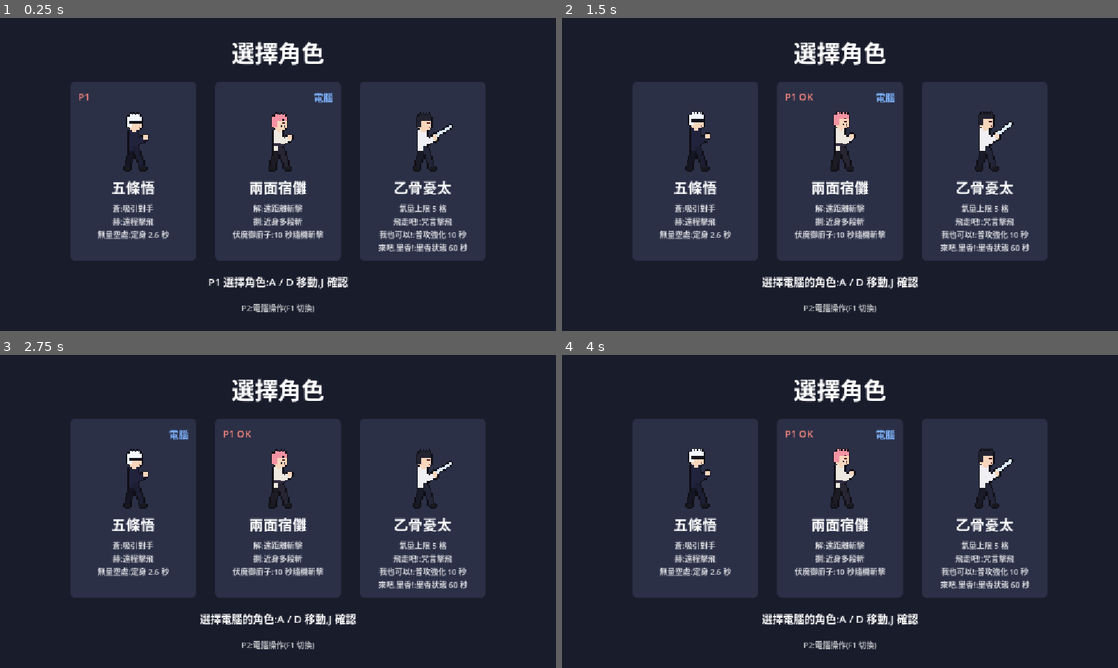
Above: before the commit, frames 1-4 (two rows, left to right).
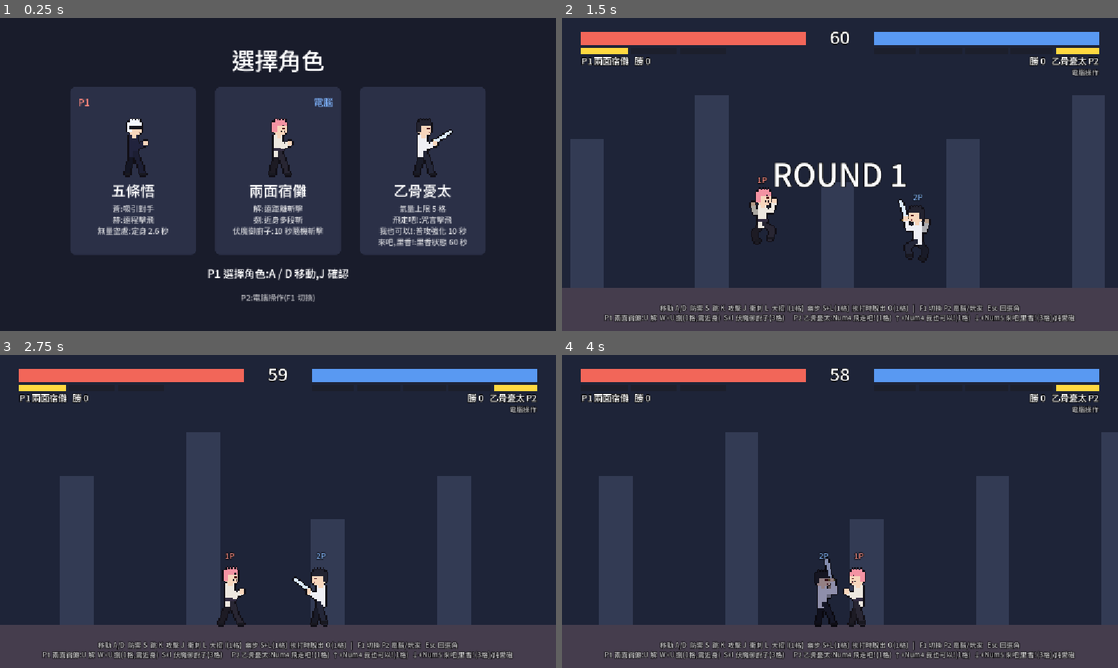
Above: after the commit, the same moments.

Repository: tyboy0407/anifight
Game: Godot game, scene res://scenes/select.tscn
Same seed, same stepped clock (60 frames per second), same inputs: the game is played once before the commit and once after it.
Inputs (mouse positions are in pixels of both pictures, inside the frame that each line leads up to):
- Up to frame 1 (0.25 s): no input
- Up to frame 2 (1.5 s): tap Enter (ui_accept) at 0.5, 0.77 s; move the mouse to (962, 158) at 0.52 s; hold D from 0.53 s (still down); tap J at 0.6 s; click (962, 158) at 0.67 s; move the mouse to (728, 190) at 1.27 s; tap K at 1.35 s; click (728, 190) at 1.42 s
- Up to frame 3 (2.75 s): tap Enter (ui_accept) at 1.52 s; move the mouse to (333, 442) at 2.02 s; release D at 2.03 s; hold A from 2.03 s (still down); tap L at 2.1 s; click (333, 442) at 2.17 s
- Up to frame 4 (4 s): move the mouse to (812, 574) at 2.77 s; release A at 2.78 s; hold D from 2.78 s (still down); tap I at 2.85 s; click (812, 574) at 2.92 s; tap Enter (ui_accept) at 3.02, 3.77 s; move the mouse to (1006, 558) at 3.52 s; tap O at 3.6 s; click (1006, 558) at 3.67 s

The runs differ from the first frame. In frame 1, 9.4% of the frame differs, in the area x 12-88%, y 7-95%; in frame 2, 33%, in the area x 0-100%, y 4-100%; in frame 3, 28%; in frame 4, 30%.

Commit message:
Add touch controls, bundled CJK font and web export
- TouchControls: on-screen d-pad and 3x3 action grid that drive the
  player's input actions; shown on touch devices in the web build
- Direct skill2 / super / teleport actions so touch buttons need no
  direction modifier; keyboard combos unchanged
- Character select accepts taps or clicks on cards; match-over and
  back-to-select buttons, portrait-orientation notice, fullscreen toggle
- Bundle a subset of Noto Sans TC (OFL) as the project font, since web
  builds have no system font fallback; tools/subset_font.py rebuilds it
- Web export preset (no threads, for GitHub Pages) and deploy script
- README

Co-Authored-By: Claude <noreply@anthropic.com>

Diff:
--- a/project.godot
+++ b/project.godot
@@ -20,6 +20,14 @@
 window/stretch/mode="canvas_items"
 window/stretch/aspect="expand"
 
+[gui]
+
+theme/custom_font="res://assets/fonts/NotoSansTC-subset.ttf"
+
+[input_devices]
+
+pointing/emulate_touch_from_mouse=true
+
 [physics]
 
 3d/physics_engine="Jolt Physics"
--- a/scripts/characters/gojo.gd
+++ b/scripts/characters/gojo.gd
@@ -74,14 +74,12 @@
 
 
 func _try_character_actions() -> bool:
-	if not _pressed("skill"):
-		return false
-	if _held("up"):
+	if _skill2_pressed():
 		if _spend_energy(RED_COST):
 			_start_cast(RED_CAST, RED_RELEASE, _release_red)
 			return true
 		return false
-	if _blue_cooldown <= 0.0:
+	if _skill1_pressed() and _blue_cooldown <= 0.0:
 		_blue_cooldown = BLUE_COOLDOWN
 		_start_cast(BLUE_CAST, BLUE_RELEASE, _release_blue)
 		return true
--- a/scripts/characters/sukuna.gd
+++ b/scripts/characters/sukuna.gd
@@ -85,15 +85,13 @@
 
 
 func _try_character_actions() -> bool:
-	if not _pressed("skill"):
-		return false
-	if _held("up"):
+	if _skill2_pressed():
 		# 捌:對手不在近身範圍內就放不出來,也不扣氣。
 		if _opponent_in_cleave_range(1.0) and _spend_energy(CLEAVE_COST):
 			_start_cast(CLEAVE_CAST, CLEAVE_FIRST_HIT, _begin_cleave)
 			return true
 		return false
-	if _dismantle_cooldown <= 0.0:
+	if _skill1_pressed() and _dismantle_cooldown <= 0.0:
 		_dismantle_cooldown = DISMANTLE_COOLDOWN
 		_start_cast(DISMANTLE_CAST, DISMANTLE_RELEASE, _release_dismantle)
 		return true
--- a/scripts/characters/yuta.gd
+++ b/scripts/characters/yuta.gd
@@ -156,14 +156,12 @@
 
 
 func _try_character_actions() -> bool:
-	if not _pressed("skill"):
-		return false
-	if _held("up"):
+	if _skill2_pressed():
 		if _spend_energy(BUFF_COST):
 			_start_cast(BUFF_CAST, BUFF_RELEASE, _release_buff)
 			return true
 		return false
-	if _speech_cooldown <= 0.0 and _spend_energy(SPEECH_COST):
+	if _skill1_pressed() and _speech_cooldown <= 0.0 and _spend_energy(SPEECH_COST):
 		_speech_cooldown = SPEECH_COOLDOWN
 		_start_cast(SPEECH_CAST, SPEECH_RELEASE, _release_speech)
 		return true
--- a/scripts/fighter.gd
+++ b/scripts/fighter.gd
@@ -324,19 +324,42 @@
 func _try_energy_actions() -> bool:
 	if _try_character_actions():
 		return true
-	if _pressed("special"):
-		if _held("down"):
-			if _spend_energy(super_cost()):
-				_start_super()
-				return true
-		elif _spend_energy(SPECIAL_COST):
+	if _super_pressed():
+		if _spend_energy(super_cost()):
+			_start_super()
+			return true
+	elif _special_pressed():
+		if _spend_energy(SPECIAL_COST):
 			_start_attack(_special_move, SPECIAL_STEP)
 			return true
-	if _pressed("dash") and (_held("down") or _held("up")) and opponent != null:
+	if _teleport_pressed() and opponent != null:
 		if _spend_energy(TELEPORT_COST):
 			_start_teleport()
 			return true
 	return false
+
+
+# 招式的輸入判斷。鍵盤用「方向 + 按鍵」的組合;觸控按鈕則直接送出
+# skill2 / super / teleport 這幾個專用動作,不必同時按方向。
+
+func _skill1_pressed() -> bool:
+	return _pressed("skill") and not _held("up")
+
+
+func _skill2_pressed() -> bool:
+	return (_pressed("skill") and _held("up")) or _pressed("skill2")
+
+
+func _special_pressed() -> bool:
+	return _pressed("special") and not _held("down")
+
+
+func _super_pressed() -> bool:
+	return (_pressed("special") and _held("down")) or _pressed("super")
+
+
+func _teleport_pressed() -> bool:
+	return (_pressed("dash") and (_held("down") or _held("up"))) or _pressed("teleport")
 
 
 ## 角色專屬技能的掛勾。子類別覆寫;有發動就回傳 true。
--- a/scripts/game_state.gd
+++ b/scripts/game_state.gd
@@ -14,6 +14,7 @@
 		"sprites": "res://assets/characters/gojo",
 		"hair": Color(0.95, 0.96, 1.0),
 		"skills": ["蒼", "赫(1格)", "無量空處(3格)"],
+		"touch_labels": ["蒼", "赫", "領域"],
 		"summary": "蒼:吸引對手\n赫:遠程擊飛\n無量空處:定身 2.6 秒",
 	},
 	{
@@ -22,6 +23,7 @@
 		"sprites": "res://assets/characters/sukuna",
 		"hair": Color(0.95, 0.6, 0.65),
 		"skills": ["解", "捌(1格,需近身)", "伏魔御廚子(3格)"],
+		"touch_labels": ["解", "捌", "領域"],
 		"summary": "解:遠距離斬擊\n捌:近身多段斬\n伏魔御廚子:10 秒隨機斬擊",
 	},
 	{
@@ -30,6 +32,7 @@
 		"sprites": "res://assets/characters/yuta",
 		"hair": Color(0.13, 0.13, 0.17),
 		"skills": ["飛走吧!(1格)", "我也可以!(1格)", "來吧,里香!(3格)/純愛砲"],
+		"touch_labels": ["咒言", "附刀", "里香"],
 		"summary": "氣量上限 5 格\n飛走吧!:咒言擊飛\n我也可以!:普攻強化 10 秒\n來吧,里香!:里香狀態 60 秒",
 	},
 ]
@@ -37,6 +40,13 @@
 ## 雙方選到的角色索引。直接執行對戰場景時使用這組預設值。
 static var selection: Array[int] = [0, 1]
 static var cpu_enabled: bool = true
+## 是否顯示觸控按鈕。網頁版在觸控裝置上自動開啟;
+## 測試時可在網址加上 ?touch=1,或在桌面版加上啟動參數 -- --touch。
+static var touch_enabled: bool = false
+
+## 只有觸控按鈕會用到的動作:一顆按鈕直接放出鍵盤上要搭配方向鍵的招式。
+const DIRECT_ACTIONS: Array[String] = ["skill2", "super", "teleport"]
+static var _initialized: bool = false
 
 
 static func character(player_index: int) -> Dictionary:
@@ -49,8 +59,13 @@
 
 ## 註冊雙方的輸入動作。可重複呼叫。
 static func setup_input() -> void:
-	if InputMap.has_action(action(1, "attack")):
+	if _initialized:
 		return
+	_initialized = true
+	_detect_touch()
+	for player_id in [1, 2]:
+		for action_name in DIRECT_ACTIONS:
+			_ensure_action(player_id, action_name)
 	_bind_keys(1, {
 		"left": KEY_A, "right": KEY_D, "up": KEY_W, "down": KEY_S,
 		"attack": KEY_J, "jump": KEY_K, "dash": KEY_L,
@@ -68,6 +83,17 @@
 		"attack": JOY_BUTTON_X, "jump": JOY_BUTTON_A, "dash": JOY_BUTTON_B,
 		"special": JOY_BUTTON_Y, "escape": JOY_BUTTON_RIGHT_SHOULDER, "skill": JOY_BUTTON_LEFT_SHOULDER,
 	})
+
+
+static func _detect_touch() -> void:
+	if OS.get_cmdline_user_args().has("--touch"):
+		touch_enabled = true
+	elif OS.has_feature("web"):
+		var query: Variant = JavaScriptBridge.eval("window.location.search")
+		var forced := query is String and (query as String).contains("touch=1")
+		touch_enabled = forced or DisplayServer.is_touchscreen_available()
+	if touch_enabled:
+		cpu_enabled = true  # 觸控只有一組按鈕,對手固定由電腦操作
 
 
 static func _bind_keys(player_id: int, bindings: Dictionary) -> void:
--- a/scripts/main.gd
+++ b/scripts/main.gd
@@ -21,6 +21,7 @@
 var _round_active := false
 var _match_over := false
 var _cpu: CpuController
+var _touch: TouchControls  # 只有觸控模式才會建立
 
 @onready var _camera: Camera2D = $Camera2D
 @onready var _hud: FightHUD = $HUD
@@ -39,8 +40,32 @@
 	add_child(_cpu)
 	_set_cpu_enabled(GameState.cpu_enabled)
 	_hud.set_names(GameState.character(0).name, GameState.character(1).name)
-	_hud.set_hint("%s\n%s      %s" % [COMMON_HINT, _skill_hint(0), _skill_hint(1)])
+	if GameState.touch_enabled:
+		_setup_touch()
+	else:
+		_hud.set_hint("%s\n%s      %s" % [COMMON_HINT, _skill_hint(0), _skill_hint(1)])
 	_start_match()
+
+
+## 觸控模式:加上螢幕按鈕,隱藏鍵盤操作提示。
+func _setup_touch() -> void:
+	_touch = TouchControls.new()
+	add_child(_touch)
+	_touch.set_skill_labels(GameState.character(0).get("touch_labels", []))
+	_touch.rematch_requested.connect(_on_rematch_requested)
+	_touch.back_requested.connect(_back_to_select)
+	_hud.set_hint("")
+	OrientationNotice.attach_if_touch(self)
+
+
+func _on_rematch_requested() -> void:
+	if _match_over:
+		_start_match()
+
+
+func _back_to_select() -> void:
+	_cpu.set_enabled(false)
+	get_tree().change_scene_to_file(GameState.SELECT_SCENE)
 
 
 func _process(delta: float) -> void:
@@ -69,8 +94,7 @@
 		if event.physical_keycode == KEY_F1:
 			_set_cpu_enabled(not _cpu.enabled)
 		elif event.physical_keycode == KEY_ESCAPE:
-			_cpu.set_enabled(false)
-			get_tree().change_scene_to_file(GameState.SELECT_SCENE)
+			_back_to_select()
 
 
 ## 依選角結果建立雙方角色。
@@ -112,6 +136,8 @@
 
 func _start_match() -> void:
 	_match_over = false
+	if _touch != null:
+		_touch.set_match_over(false)
 	_wins = [0, 0]
 	_round_number = 0
 	_hud.set_wins(0, 0)
@@ -170,7 +196,12 @@
 
 	if winner >= 0 and _wins[winner] >= ROUNDS_TO_WIN:
 		_match_over = true
-		_hud.show_message("%s\nP%d %s 獲勝\nEnter 再戰一場   Esc 回選角" % [headline, winner + 1, GameState.character(winner).name])
+		var result_text := "%s\nP%d %s 獲勝" % [headline, winner + 1, GameState.character(winner).name]
+		if _touch != null:
+			_touch.set_match_over(true)
+		else:
+			result_text += "\nEnter 再戰一場   Esc 回選角"
+		_hud.show_message(result_text)
 		return
 
 	var result := "DRAW" if winner < 0 else "P%d WIN" % (winner + 1)
--- /dev/null
+++ b/scripts/orientation_notice.gd
@@ -0,0 +1,35 @@
+class_name OrientationNotice
+extends CanvasLayer
+## 手機直放時蓋住畫面,提示玩家把手機橫放。只在觸控模式下使用。
+
+var _cover: ColorRect
+
+
+func _ready() -> void:
+	layer = 50
+	_cover = ColorRect.new()
+	_cover.color = Color(0.06, 0.07, 0.11)
+	_cover.set_anchors_and_offsets_preset(Control.PRESET_FULL_RECT)
+	add_child(_cover)
+
+	var label := Label.new()
+	label.text = "請把手機橫放"
+	label.horizontal_alignment = HORIZONTAL_ALIGNMENT_CENTER
+	label.vertical_alignment = VERTICAL_ALIGNMENT_CENTER
+	label.add_theme_font_size_override("font_size", 64)
+	label.set_anchors_and_offsets_preset(Control.PRESET_FULL_RECT)
+	_cover.add_child(label)
+
+	get_window().size_changed.connect(_refresh)
+	_refresh()
+
+
+func _refresh() -> void:
+	var window_size := get_window().size
+	_cover.visible = window_size.y > window_size.x
+
+
+## 觸控模式下才加上提示。
+static func attach_if_touch(parent: Node) -> void:
+	if GameState.touch_enabled:
+		parent.add_child(OrientationNotice.new())
--- a/scripts/select.gd
+++ b/scripts/select.gd
@@ -1,6 +1,7 @@
 extends Control
 ## 選角畫面。雙方各自左右選擇、攻擊鍵確認;都確認後進入對戰。
 ## P2 為電腦時,P1 確認自己的角色後,接著用同一組按鍵替電腦選角色。
+## 也可以直接用滑鼠或手指點角色卡片:第一下選自己,第二下選對手。
 
 const CARD_SIZE := Vector2(260, 330)
 const CONFIRM_DELAY := 0.6
@@ -24,7 +25,8 @@
 func _unhandled_input(event: InputEvent) -> void:
 	if _starting:
 		return
-	if event is InputEventKey and event.pressed and not event.echo and event.physical_keycode == KEY_F1:
+	if event is InputEventKey and event.pressed and not event.echo and event.physical_keycode == KEY_F1 \
+			and not GameState.touch_enabled:
 		GameState.cpu_enabled = not GameState.cpu_enabled
 		_confirmed[1] = false
 		_refresh()
@@ -54,6 +56,28 @@
 		return
 
 
+## 用滑鼠或手指點角色卡片:先選自己的角色,再選對手的角色。
+func _on_card_input(event: InputEvent, card_index: int) -> void:
+	if _starting or not (event is InputEventMouseButton):
+		return
+	var click := event as InputEventMouseButton
+	if not click.pressed or click.button_index != MOUSE_BUTTON_LEFT:
+		return
+	var target := 1 if _confirmed[0] else 0
+	if _confirmed[target]:
+		return
+	_cursor[target] = card_index
+	_confirmed[target] = true
+	_refresh()
+	_try_start()
+
+
+func _toggle_fullscreen() -> void:
+	var window := get_window()
+	var is_fullscreen := window.mode == Window.MODE_FULLSCREEN or window.mode == Window.MODE_EXCLUSIVE_FULLSCREEN
+	window.mode = Window.MODE_WINDOWED if is_fullscreen else Window.MODE_FULLSCREEN
+
+
 func _move_cursor(target: int, step: int) -> void:
 	_cursor[target] = posmod(_cursor[target] + step, GameState.CHARACTERS.size())
 	_refresh()
@@ -76,6 +100,13 @@
 			marker.visible = _cursor[player_index] == card_index
 			var who := "P1" if player_index == 0 else ("電腦" if GameState.cpu_enabled else "P2")
 			marker.text = "%s%s" % [who, " OK" if _confirmed[player_index] else ""]
+	if GameState.touch_enabled:
+		_mode_label.text = "對手由電腦操作"
+		if not _confirmed[0]:
+			_status_label.text = "點選你的角色"
+		elif not _confirmed[1]:
+			_status_label.text = "點選對手的角色"
+		return
 	_mode_label.text = "P2:%s(F1 切換)" % ("電腦操作" if GameState.cpu_enabled else "玩家操作")
 	if not _confirmed[0]:
 		_status_label.text = "P1 選擇角色:A / D 移動,J 確認"
@@ -120,6 +151,22 @@
 	_mode_label.modulate = Color(1, 1, 1, 0.7)
 	column.add_child(_mode_label)
 
+	if GameState.touch_enabled:
+		# 手機瀏覽器的網址列很佔空間,提供全螢幕切換(iPhone 的 Safari 不支援)
+		var fullscreen := Button.new()
+		fullscreen.text = "全螢幕"
+		fullscreen.focus_mode = Control.FOCUS_NONE
+		fullscreen.add_theme_font_size_override("font_size", 20)
+		fullscreen.anchor_left = 1.0
+		fullscreen.anchor_right = 1.0
+		fullscreen.offset_left = -150
+		fullscreen.offset_right = -30
+		fullscreen.offset_top = 24
+		fullscreen.offset_bottom = 72
+		fullscreen.pressed.connect(_toggle_fullscreen)
+		add_child(fullscreen)
+		OrientationNotice.attach_if_touch(self)
+
 
 func _build_card(info: Dictionary) -> PanelContainer:
 	var card := PanelContainer.new()
@@ -130,12 +177,17 @@
 	style.set_content_margin_all(16)
 	card.add_theme_stylebox_override("panel", style)
 
+	# 整張卡片都可以點;內部的容器不攔截點擊
+	card.gui_input.connect(_on_card_input.bind(_cards.size()))
+
 	var box := VBoxContainer.new()
+	box.mouse_filter = Control.MOUSE_FILTER_IGNORE
 	box.add_theme_constant_override("separation", 10)
 	card.add_child(box)
 
 	# P1 / P2 游標標記
 	var marker_row := HBoxContainer.new()
+	marker_row.mouse_filter = Control.MOUSE_FILTER_IGNORE
 	marker_row.custom_minimum_size = Vector2(0, 30)
 	box.add_child(marker_row)
 	var pair: Array[Label] = []
@@ -150,6 +202,7 @@
 
 	# 角色示意:身體色塊 + 頭髮色塊
 	var portrait := Control.new()
+	portrait.mouse_filter = Control.MOUSE_FILTER_IGNORE
 	portrait.custom_minimum_size = Vector2(0, 130)
 	box.add_child(portrait)
 	var center_x := CARD_SIZE.x / 2.0 - 16
--- /dev/null
+++ b/scripts/touch_controls.gd
@@ -0,0 +1,160 @@
+class_name TouchControls
+extends CanvasLayer
+## 對戰畫面的觸控按鈕。每顆按鈕直接按下 / 放開對應玩家的輸入動作,
+## 所以角色與電腦對手的程式都不用知道現在是鍵盤還是觸控。
+##
+## 左下:左、右移動與防禦。右下:3x3 的動作按鈕。
+## 上方:回選角。整場結束時在畫面中央顯示「再戰一場 / 回選角」。
+
+signal rematch_requested
+signal back_requested
+
+const BUTTON_SIZE := 104.0
+const BUTTON_GAP := 10.0
+const MARGIN := Vector2(40, 22)  # 離畫面左右邊緣遠一點,避開手機的瀏海與圓角
+const IDLE_ALPHA := 0.42
+const PRESSED_ALPHA := 0.9
+
+## 要操作的玩家編號
+var player_id: int = 1
+
+var _buttons: Array[Dictionary] = []  # {node, side("left"/"right"), offset(離角落的距離)}
+var _skill_labels: Array[Label] = []
+var _menu_button: Button
+var _match_over_box: VBoxContainer
+
+
+func _ready() -> void:
+	layer = 5
+	var step := BUTTON_SIZE + BUTTON_GAP
+	var half := BUTTON_SIZE / 2.0
+
+	# 方向:上排左右,下排防禦。滑過去就算按下,拇指不用離開螢幕。
+	_add_button("left", "◀", "left", Vector2(half, half + step), true)
+	_add_button("right", "▶", "left", Vector2(half + step, half + step), true)
+	_add_button("down", "防禦", "left", Vector2(half + step / 2.0, half), true)
+
+	# 動作:由右下角往左、往上排
+	var grid := [
+		["attack", "攻擊"], ["jump", "跳"], ["dash", "衝刺"],
+		["skill", "技能"], ["skill2", "技能"], ["special", "大招"],
+		["super", "超必殺"], ["teleport", "幽步"], ["escape", "脫出"],
+	]
+	for index in grid.size():
+		@warning_ignore("integer_division")
+		var offset := Vector2(half + (index % 3) * step, half + (index / 3) * step)
+		var label := _add_button(grid[index][0], grid[index][1], "right", offset, false)
+		if grid[index][0] in ["skill", "skill2", "super"]:
+			_skill_labels.append(label)
+
+	_build_menu()
+	get_viewport().size_changed.connect(_layout)
+	_layout()
+
+
+## 把三顆招式按鈕的文字換成角色自己的招式名稱(技能、上+技能、超必殺)。
+func set_skill_labels(labels: Array) -> void:
+	for i in mini(labels.size(), _skill_labels.size()):
+		_skill_labels[i].text = str(labels[i])
+
+
+func set_match_over(is_over: bool) -> void:
+	_match_over_box.visible = is_over
+	_menu_button.visible = not is_over
+
+
+func _add_button(action_name: String, text: String, side: String, offset: Vector2, passby: bool) -> Label:
+	var button := TouchScreenButton.new()
+	var shape := RectangleShape2D.new()
+	shape.size = Vector2.ONE * BUTTON_SIZE
+	button.shape = shape
+	button.action = GameState.action(player_id, action_name)
+	button.passby_press = passby
+	button.visibility_mode = TouchScreenButton.VISIBILITY_ALWAYS
+	add_child(button)
+
+	var face := Panel.new()
+	face.mouse_filter = Control.MOUSE_FILTER_IGNORE
+	var style := StyleBoxFlat.new()
+	style.bg_color = Color(0.9, 0.92, 1.0, 0.28)
+	style.border_color = Color(1, 1, 1, 0.75)
+	style.set_border_width_all(2)
+	style.set_corner_radius_all(18)
+	face.add_theme_stylebox_override("panel", style)
+	face.size = Vector2.ONE * BUTTON_SIZE
+	face.position = -face.size / 2.0
+	button.add_child(face)
+
+	var label := Label.new()
+	label.mouse_filter = Control.MOUSE_FILTER_IGNORE
+	label.text = text
+	label.horizontal_alignment = HORIZONTAL_ALIGNMENT_CENTER
+	label.vertical_alignment = VERTICAL_ALIGNMENT_CENTER
+	label.add_theme_font_size_override("font_size", 24)
+	label.add_theme_color_override("font_outline_color", Color.BLACK)
+	label.add_theme_constant_override("outline_size", 6)
+	label.size = face.size
+	label.position = face.position
+	button.add_child(label)
+
+	button.modulate.a = IDLE_ALPHA
+	button.pressed.connect(func() -> void: button.modulate.a = PRESSED_ALPHA)
+	button.released.connect(func() -> void: button.modulate.a = IDLE_ALPHA)
+	_buttons.append({"node": button, "side": side, "offset": offset})
+	return label
+
+
+func _build_menu() -> void:
+	var root := Control.new()
+	root.set_anchors_and_offsets_preset(Control.PRESET_FULL_RECT)
+	root.mouse_filter = Control.MOUSE_FILTER_IGNORE
+	add_child(root)
+
+	_menu_button = _make_menu_button("回選角", 18, Vector2(96, 40))
+	_menu_button.anchor_left = 0.5
+	_menu_button.anchor_right = 0.5
+	_menu_button.offset_left = -48
+	_menu_button.offset_right = 48
+	_menu_button.offset_top = 74
+	_menu_button.offset_bottom = 114
+	_menu_button.modulate.a = 0.75
+	_menu_button.pressed.connect(func() -> void: back_requested.emit())
+	root.add_child(_menu_button)
+
+	_match_over_box = VBoxContainer.new()
+	_match_over_box.add_theme_constant_override("separation", 16)
+	_match_over_box.anchor_left = 0.5
+	_match_over_box.anchor_right = 0.5
+	_match_over_box.anchor_top = 0.5
+	_match_over_box.anchor_bottom = 0.5
+	_match_over_box.offset_left = -150
+	_match_over_box.offset_right = 150
+	_match_over_box.offset_top = 70
+	_match_over_box.offset_bottom = 230
+	_match_over_box.visible = false
+	root.add_child(_match_over_box)
+	var rematch := _make_menu_button("再戰一場", 28, Vector2(300, 72))
+	rematch.pressed.connect(func() -> void: rematch_requested.emit())
+	_match_over_box.add_child(rematch)
+	var back := _make_menu_button("回選角", 28, Vector2(300, 72))
+	back.pressed.connect(func() -> void: back_requested.emit())
+	_match_over_box.add_child(back)
+
+
+func _make_menu_button(text: String, font_size: int, minimum_size: Vector2) -> Button:
+	var button := Button.new()
+	button.text = text
+	button.focus_mode = Control.FOCUS_NONE
+	button.custom_minimum_size = minimum_size
+	button.add_theme_font_size_override("font_size", font_size)
+	return button
+
+
+## 依目前畫面大小,把按鈕貼齊左下與右下角。
+func _layout() -> void:
+	var view := get_viewport().get_visible_rect().size
+	for entry in _buttons:
+		var node: TouchScreenButton = entry.node
+		var offset: Vector2 = entry.offset + MARGIN
+		var x := offset.x if entry.side == "left" else view.x - offset.x
+		node.position = Vector2(x, view.y - offset.y)
Binary file added: assets/fonts/NotoSansTC-subset.ttf
Not shown, added: assets/fonts/NotoSansTC-subset.ttf.import
Not shown, added: export_presets.cfg
Not shown, added: scripts/orientation_notice.gd.uid
Not shown, added: scripts/touch_controls.gd.uid
Not shown, added: tools/deploy_web.ps1
